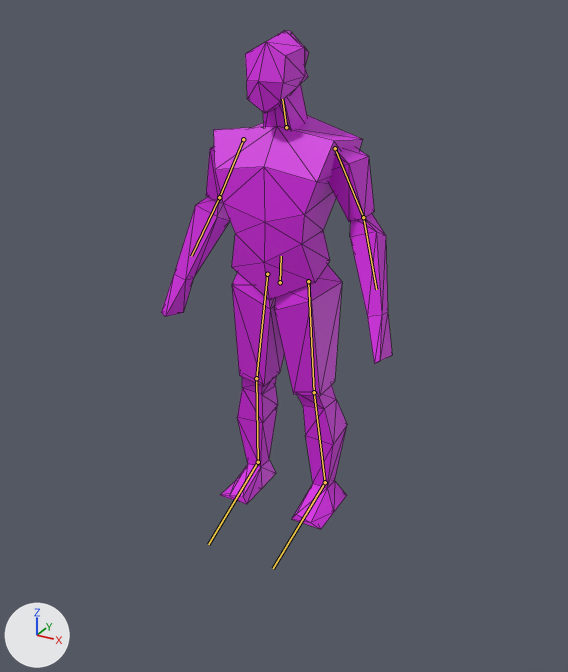
The glTF model ExtremeWindsuitRacers/lowpollywingmananimreal.glb, before and after one commit.
Rendered twice from a 50 mm lens placed at (1.37, -2.49, 1.99), pointed at (0.03, -0.05, 0.77). Lighting does not change. The marker at lower left points along +X, +Y and +Z. The older version comes first. The bones that bend it are drawn over the model as lines. Mesh edges are drawn as thin lines.

In view in the first picture: 'Body'.
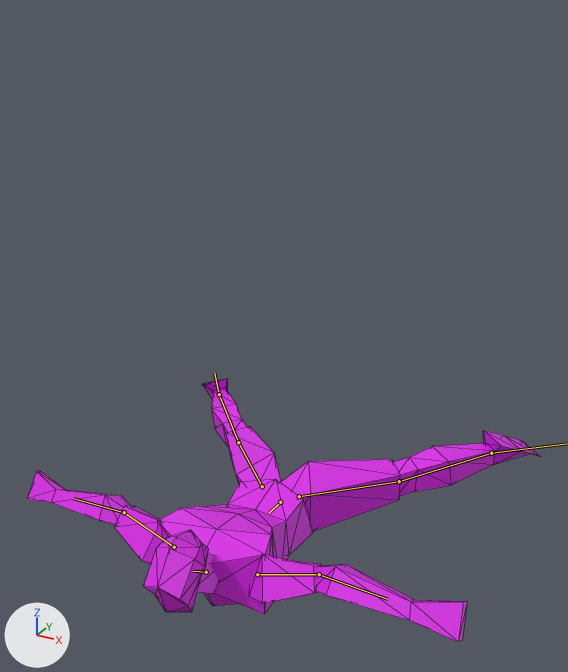
The newer file adds an action. The first version stands in its rest pose; the second is drawn at frame 20 of the action 'break-loop'.

The change, as a diff of the scene's bpy script:
```diff
--- a/ExtremeWindsuitRacers/lowpollywingmananimreal.glb.py
+++ b/ExtremeWindsuitRacers/lowpollywingmananimreal.glb.py
@@ bone_body @@
 bone_body = bpy.data.objects['Armature'].pose.bones['body']
-bone_body.location = (0.0, 0.0, 0.0)
-bone_body.rotation_quaternion = (1.0, 0.0, 0.0, 0.0)  # degrees (0, 0, 0)
+bone_body.location = (0.005, -0.997, -0.077)
+bone_body.rotation_quaternion = (0.707, 0.707, 0.02, 0.02)  # degrees (90, 0, 3)
@@ bone_head @@
 bone_head = bpy.data.objects['Armature'].pose.bones['Head']  # child of 'body'
-bone_head.rotation_quaternion = (1.0, 0.0, 0.0, 0.0)  # degrees (0, 0, 0)
+bone_head.rotation_quaternion = (0.891, -0.454, -0.006, -0.023)  # degrees (-54, -2, -2)
@@ bone_upperarm_l @@
 bone_upperarm_l = bpy.data.objects['Armature'].pose.bones['UpperArm.L']  # child of 'body'
-bone_upperarm_l.rotation_quaternion = (1.0, 0.0, 0.0, 0.0)  # degrees (0, 0, 0)
+bone_upperarm_l.rotation_quaternion = (0.804, 0.012, -0.3, 0.513)  # degrees (-19, -30, 70)
@@ bone_thigh_l @@
 bone_thigh_l = bpy.data.objects['Armature'].pose.bones['Thigh.L']  # child of 'body'
-bone_thigh_l.rotation_quaternion = (1.0, 0.0, 0.0, 0.0)  # degrees (0, 0, 0)
+bone_thigh_l.rotation_quaternion = (0.939, 0.338, 0.056, -0.033)  # degrees (39, 7, -1)
@@ bone_foot_l @@
 bone_foot_l = bpy.data.objects['Armature'].pose.bones['Foot.L']  # child of 'Shin.L'
-bone_foot_l.rotation_quaternion = (1.0, 0.0, 0.0, 0.0)  # degrees (0, 0, 0)
+bone_foot_l.rotation_quaternion = (0.862, 0.105, -0.016, 0.496)  # degrees (10, -8, 59)
@@ bone_upperarm_r @@
 bone_upperarm_r = bpy.data.objects['Armature'].pose.bones['UpperArm.R']  # child of 'body'
-bone_upperarm_r.rotation_quaternion = (1.0, 0.0, 0.0, 0.0)  # degrees (0, 0, 0)
+bone_upperarm_r.rotation_quaternion = (0.804, 0.012, 0.3, -0.513)  # degrees (-19, 30, -70)
@@ bone_thigh_r @@
 bone_thigh_r = bpy.data.objects['Armature'].pose.bones['Thigh.R']  # child of 'body'
-bone_thigh_r.rotation_quaternion = (1.0, 0.0, 0.0, 0.0)  # degrees (0, 0, 0)
+bone_thigh_r.rotation_quaternion = (0.939, 0.338, -0.056, 0.033)  # degrees (39, -7, 1)
@@ bone_foot_r @@
 bone_foot_r = bpy.data.objects['Armature'].pose.bones['Foot.R']  # child of 'Shin.R'
-bone_foot_r.rotation_quaternion = (1.0, 0.0, 0.0, 0.0)  # degrees (0, 0, 0)
+bone_foot_r.rotation_quaternion = (0.862, 0.105, 0.016, -0.496)  # degrees (10, 8, -59)
```

Changed parts and their boxes [x1, y1, x2, y2] in the pictures (568 x 672 px):
'Body', posed (122% wider, 47% shorter)
    before: [161, 30, 392, 529]
    after: [27, 379, 541, 642]
bone 'body', root to tip
    before: (280, 282) to (281, 256)
    after: (280, 502) to (269, 513)
bone 'Head', root to tip
    before: (286, 127) to (282, 99)
    after: (206, 572) to (193, 571)
bone 'UpperArm.L', root to tip
    before: (335, 148) to (363, 217)
    after: (257, 574) to (319, 574)
bone 'Thigh.L', root to tip
    before: (308, 281) to (314, 392)
    after: (299, 496) to (399, 481)
bone 'UpperArm.R', root to tip
    before: (243, 139) to (219, 197)
    after: (174, 547) to (124, 512)
bone 'Thigh.R', root to tip
    before: (267, 274) to (256, 378)
    after: (262, 486) to (238, 442)
bone 'Foot.R', root to tip
    before: (258, 462) to (208, 544)
    after: (219, 394) to (214, 373)
